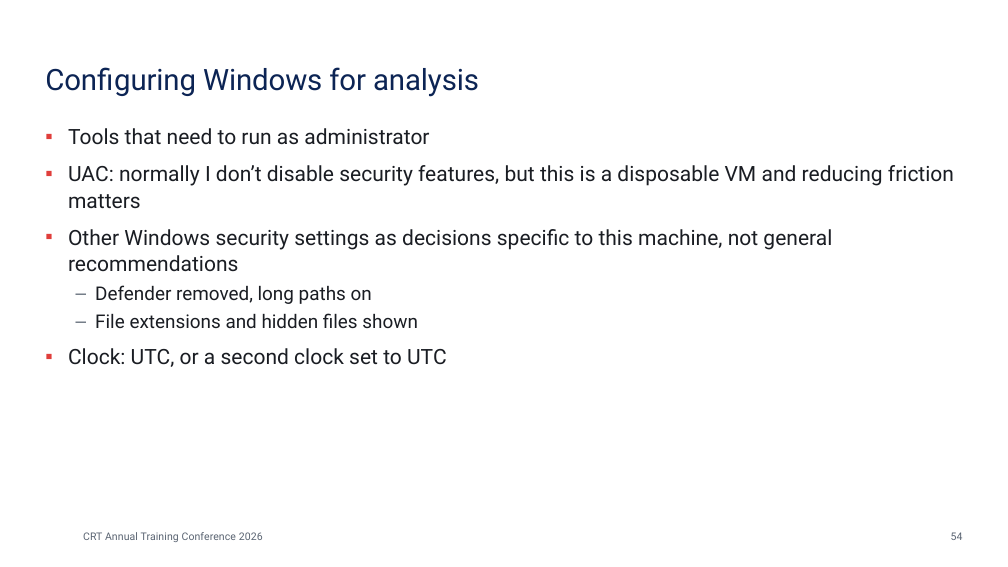
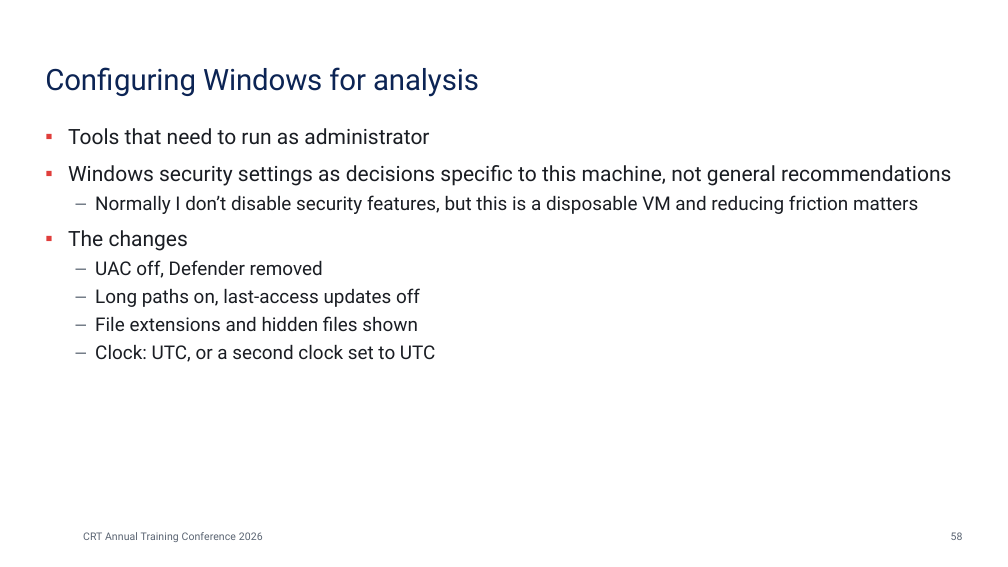
Before and after one commit to dzampino/crt-essentials-2026, a slide deck: slide 58 of docs/files/crt-essentials.pptx (slide 54 before the commit). Drawn at 1008x567 pixels with LibreOffice and Linux fonts; fonts in the diff are those of the drawing; background and template pictures are left out. Boxes give left, top, right and bottom in pixels: in the first picture for what was removed or moved away, otherwise in the second. Text is boxed around its words. In the diff, an @@ line names an element or a change of style, - is before the commit and + after.

```diff
--- a/docs/files/crt-essentials.pptx
+++ b/docs/files/crt-essentials.pptx
@@ text at [68,165,951,307]: text changed; size 20 to 18 pt @@
-▪ UAC: normally I don’t disable security features, but this is a disposable VM and reducing friction matters
-▪ Other Windows security settings as decisions specific to this machine, not general recommendations
-  – Defender removed, long paths on
+▪ Windows security settings as decisions specific to this machine, not general recommendations
+  – Normally I don’t disable security features, but this is a disposable VM and reducing friction matters
+▪ The changes
+  – UAC off, Defender removed
+  – Long paths on, last-access updates off
@@ text at [95,345,436,362]: size 20 to 18 pt in "Clock: UTC, or a second clock set ..."; bullet ▪ to –; list level 1 to 2 in "Clock: UTC, or a second ..."; bullet colour #E03E3B to #5A6472 @@
@@ page number at [951,532,963,540]: text changed @@
-54
+58
```
Also in this commit, not shown: 10 other slides changed, 4 slides added, 3 slides removed, 21 other files.
